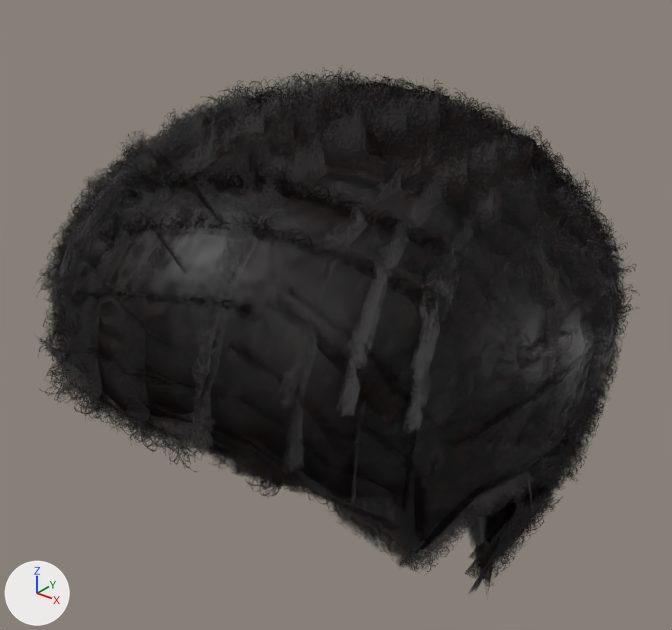
The glTF model assets/characters/man/hair/afro01.glb, before and after one commit.
Camera for both pictures: a 50 mm lens placed at (0.196, -0.291, 1.907), pointed at (-0.006, -0.039, 1.75). Lighting does not change. The marker at lower left points along +X, +Y and +Z. The older version comes first.

Names of what the first picture shows: 'Human.afro01'.
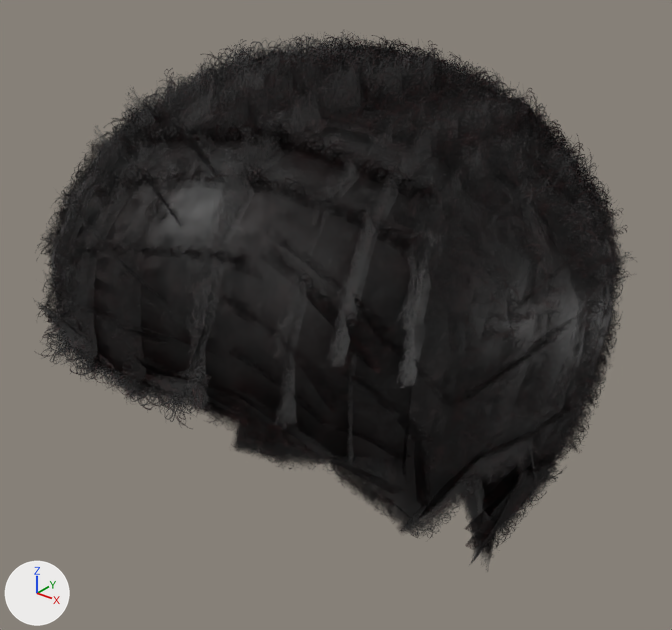
The change, as a diff of the scene's bpy script:
```diff
--- a/assets/characters/man/hair/afro01.glb.py
+++ b/assets/characters/man/hair/afro01.glb.py
@@ me_afro01 @@
 # used by ob_human_afro01; location = (0.0, 0.0, 0.0)
-me_afro01.from_pydata(...)  # 2196 vertices, 2192 faces; spans x -0.099..0.099, y -0.161..0.083, z 1.626..1.844
+me_afro01.from_pydata(...)  # 2196 vertices, 2192 faces; spans x -0.094..0.094, y -0.16..0.079, z 1.64..1.857
+# me_afro01 part 1: the loose piece of 4 vertices spanning x 0.038..0.072, y -0.144..-0.096, z 1.725..1.768 is moved by (-0.001, 0.0, 0.014)
+# me_afro01 part 2: the loose piece of 4 vertices spanning x 0.041..0.05, y -0.143..-0.123, z 1.747..1.758 is moved by (-0.002, 0.0, 0.014)
+# me_afro01 part 3: the loose piece of 4 vertices spanning x -0.03..0.036, y -0.153..-0.142, z 1.756..1.77 is moved by (0.0, 0.0, 0.013)
+# me_afro01 part 4: the loose piece of 4 vertices spanning x 0.058..0.098, y -0.024..-0.002, z 1.763..1.811 is moved by (-0.004, -0.001, 0.013)
+# me_afro01 part 5: the loose piece of 4 vertices spanning x 0.057..0.096, y -0.058..-0.035, z 1.766..1.818 is moved by (-0.005, 0.0, 0.013)
+# me_afro01 part 6: the loose piece of 4 vertices spanning x 0.073..0.078, y -0.04..-0.017, z 1.685..1.72 is moved by (0.0, 0.0, 0.013)
+# me_afro01 part 7: the loose piece of 4 vertices spanning x 0.071..0.081, y -0.069..-0.031, z 1.706..1.72 is moved by (0.0, 0.0, 0.013)
+# me_afro01 part 8: the loose piece of 4 vertices spanning x 0.066..0.077, y -0.098..-0.058, z 1.701..1.721 is moved by (0.0, 0.0, 0.013)
+# me_afro01 part 9: the loose piece of 4 vertices spanning x 0.054..0.09, y 0.004..0.009, z 1.749..1.812 is moved by (-0.002, -0.002, 0.013)
+# me_afro01 part 10: the loose piece of 4 vertices spanning x 0.056..0.07, y -0.115..-0.092, z 1.708..1.734 is moved by (0.0, 0.0, 0.014)
+# me_afro01 part 11: the loose piece of 4 vertices spanning x 0.069..0.084, y -0.035..-0.024, z 1.687..1.723 is moved by (0.0, 0.0, 0.013)
+# me_afro01 part 12: the loose piece of 4 vertices spanning x 0.058..0.085, y -0.04..-0.014, z 1.651..1.697 is moved by (-0.001, 0.0, 0.013)
+# me_afro01 part 13: the loose piece of 4 vertices spanning x 0.054..0.076, y -0.031..0.013, z 1.67..1.682 is moved by (0.0, 0.0, 0.013)
+# me_afro01 part 14: the loose piece of 4 vertices spanning x 0.068..0.083, y -0.032..0.01, z 1.694..1.705 is moved by (0.0, 0.0, 0.013)
+# me_afro01 part 15: 2100 of 2196 vertices moved; they spanned x -0.099..0.099, y -0.161..0.083, z 1.626..1.844 and now span x -0.094..0.094, y -0.16..0.079, z 1.64..1.857; mean shift (0.0, -0.001, 0.013); largest move (0.061, -0.123, 1.735) -> (0.06, -0.123, 1.75)
+# other edits to the shape of me_afro01 do not show in these pictures
 me_afro01.materials.append(mat_human_afro01)
```

Changed parts and their boxes [x1, y1, x2, y2] in the pictures (672 x 630 px; the box of a moved part takes in the faces that stretch with it):
'Human.afro01', reshaped: before [34, 67, 640, 595]; after [32, 32, 637, 572]
part 1 of me_afro01, moved or reshaped: before [235, 442, 398, 540]; after [229, 399, 400, 501]
part 2 of me_afro01, moved or reshaped: before [246, 472, 286, 496]; after [240, 428, 278, 453]
part 3 of me_afro01, moved or reshaped: before [58, 370, 216, 472]; after [52, 336, 211, 429]
part 4 of me_afro01, moved or reshaped: before [548, 180, 617, 327]; after [546, 140, 610, 288]
part 5 of me_afro01, moved or reshaped: before [514, 184, 568, 367]; after [503, 140, 557, 323]
part 6 of me_afro01, moved or reshaped: before [528, 474, 534, 510]; after [528, 436, 537, 484]
part 7 of me_afro01, moved or reshaped: before [472, 466, 535, 518]; after [473, 433, 538, 485]
part 8 of me_afro01, moved or reshaped: before [399, 503, 491, 572]; after [400, 469, 489, 539]
part 9 of me_afro01, moved or reshaped: before [557, 172, 623, 331]; after [550, 133, 618, 300]
part 10 of me_afro01, moved or reshaped: before [362, 516, 413, 555]; after [369, 482, 412, 519]
part 11 of me_afro01, moved or reshaped: before [514, 458, 544, 511]; after [517, 425, 546, 482]
part 12 of me_afro01, moved or reshaped: before [465, 490, 563, 587]; after [466, 462, 566, 558]
part 13 of me_afro01, moved or reshaped: before [506, 491, 534, 535]; after [509, 460, 534, 505]
part 14 of me_afro01, moved or reshaped: before [517, 466, 562, 504]; after [520, 430, 567, 474]
part 15 of me_afro01, moved or reshaped: before [36, 67, 640, 595]; after [33, 32, 637, 572]
